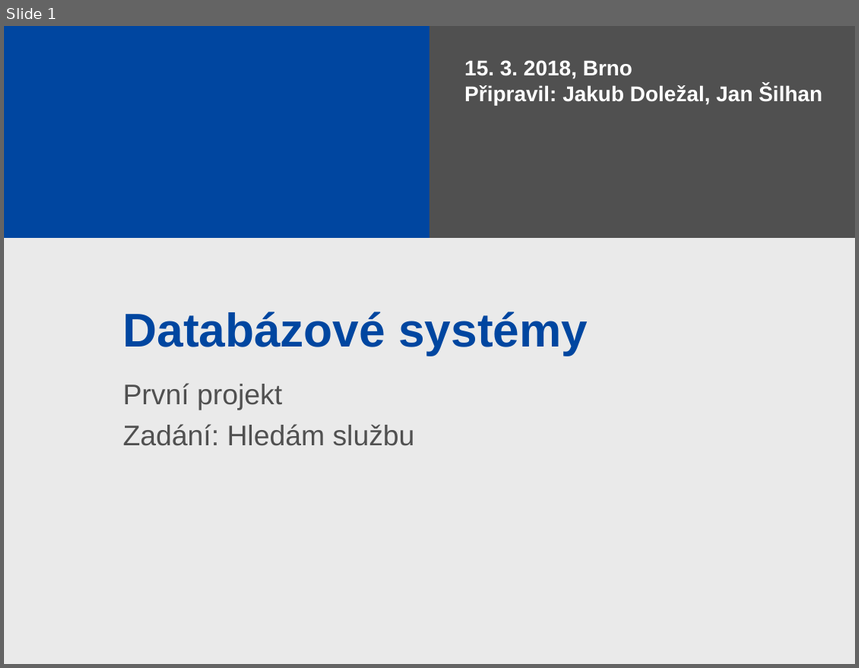
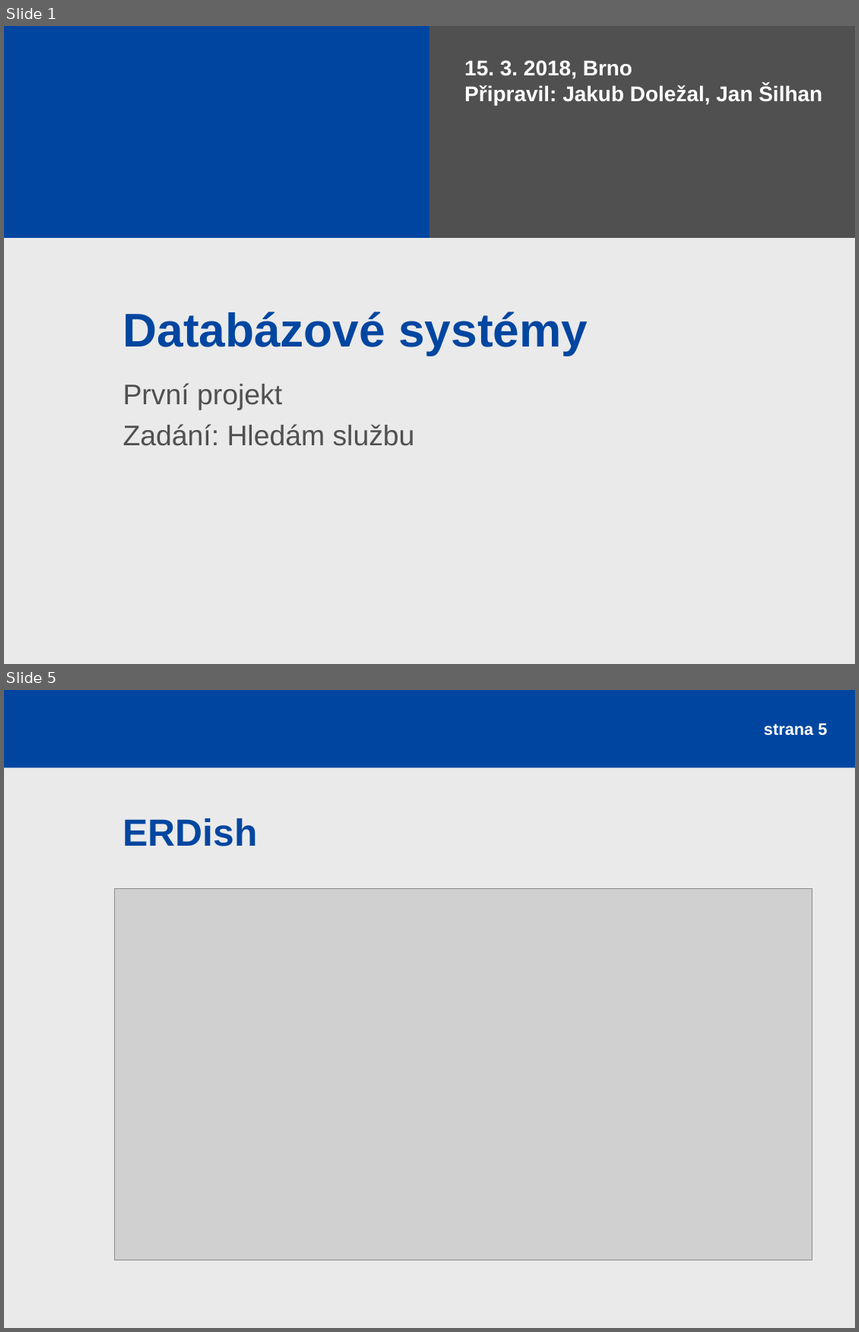
Before and after one commit to rajzik/databaze, a slide deck: prezentace.ppt. Shown one above the other, each under a label of ours: slide 1 before the commit, slides 1 and 5 after it; the slides between them are not shown. The pictures are 859x668 and 859x1332 pixels, drawn with LibreOffice and Linux fonts; fonts in the diff are those of the drawing; grey boxes stand for pictures; background and template pictures are left out. Boxes give left, top, right and bottom in pixels: in the first picture for what was removed or moved away, otherwise in the second. Text is boxed around its words. In the diff, an @@ line names an element or a change of style, - is before the commit and + after.

```diff
--- a/prezentace.ppt
+++ b/prezentace.ppt
@@ slide 5 added at (4, 690, 855, 1328), background #EAEAEA @@
@@ rectangle added at (4, 690, 855, 768), fill #0046A0 @@
@@ page number added at (764, 723, 827, 736), 14 pt, text #FFFFFF, bold @@
+strana 5
@@ title added at (123, 818, 258, 847), 32 pt, text #0046A0, bold @@
+ERDish
@@ picture added at (115, 888, 813, 1260) @@
```
Also in this commit, not shown: 4 other slides added, 1 slide removed.
